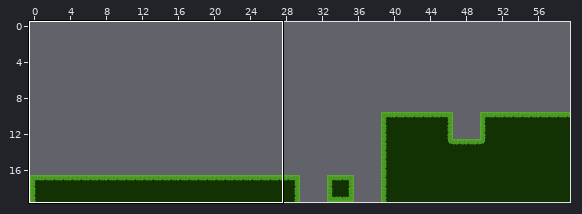
An edit to a level. Tiled map, Content/bin/DesktopGL/Levels/Actual Levels/Level-1.tmx. Above, an overview of the earlier version with the close-up marked.
Close-up. Before:
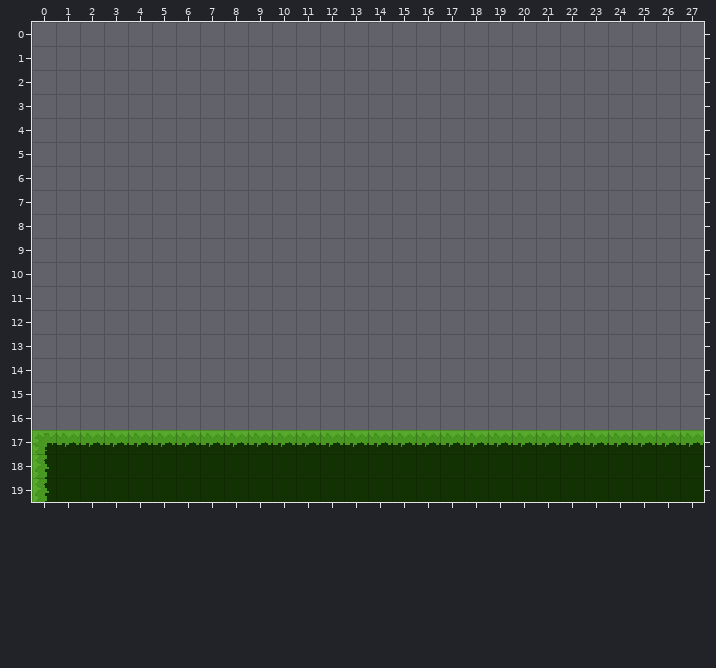
Cells are 16x16 px. Shown: x 0..27, y 0..19. The commit also changed other parts of the map, which this record leaves out.
New version:
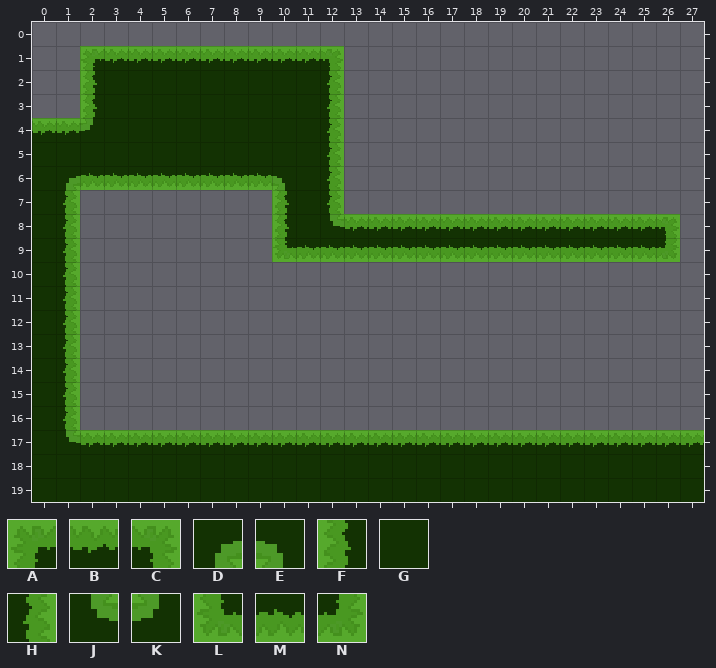
Key: from "VeryUglyGrassTiles": A 0, B 1, C 2, D 3, E 4, F 5, G 6, H 7, J 8, K 9, L 10, M 11, N 12.
_ is an empty cell, . an unchanged one.
From old to new:
--- layer "Level"
@@ x 0..26 @@
- 1 ..___________..............
- 2 ..___________..............
- 3 ..___________..............
- 4 _____________..............
- 5 _____________..............
- 6 _____________..............
- 7 __........___..............
- 8 __........_________________
- 9 __........_________________
-10 __.........................
-11 __.........................
-12 __.........................
-13 __.........................
-14 __.........................
-15 __.........................
-16 __.........................
-17 AB.........................
-18 F..........................
-19 F..........................
+ 1 ..ABBBBBBBBBC..............
+ 2 ..FGGGGGGGGGH..............
+ 3 ..FGGGGGGGGGH..............
+ 4 BBKGGGGGGGGGH..............
+ 5 GGGGGGGGGGGGH..............
+ 6 GDMMMMMMMMEGH..............
+ 7 GH........FGH..............
+ 8 GH........FGJBBBBBBBBBBBBBC
+ 9 GH........LMMMMMMMMMMMMMMMN
+10 GH.........................
+11 GH.........................
+12 GH.........................
+13 GH.........................
+14 GH.........................
+15 GH.........................
+16 GH.........................
+17 GJ.........................
+18 G..........................
+19 G..........................
Boxes around the changes in both close-ups, in picture pixels (x1, y1, x2, y2):
changed: (32, 46, 680, 502)
